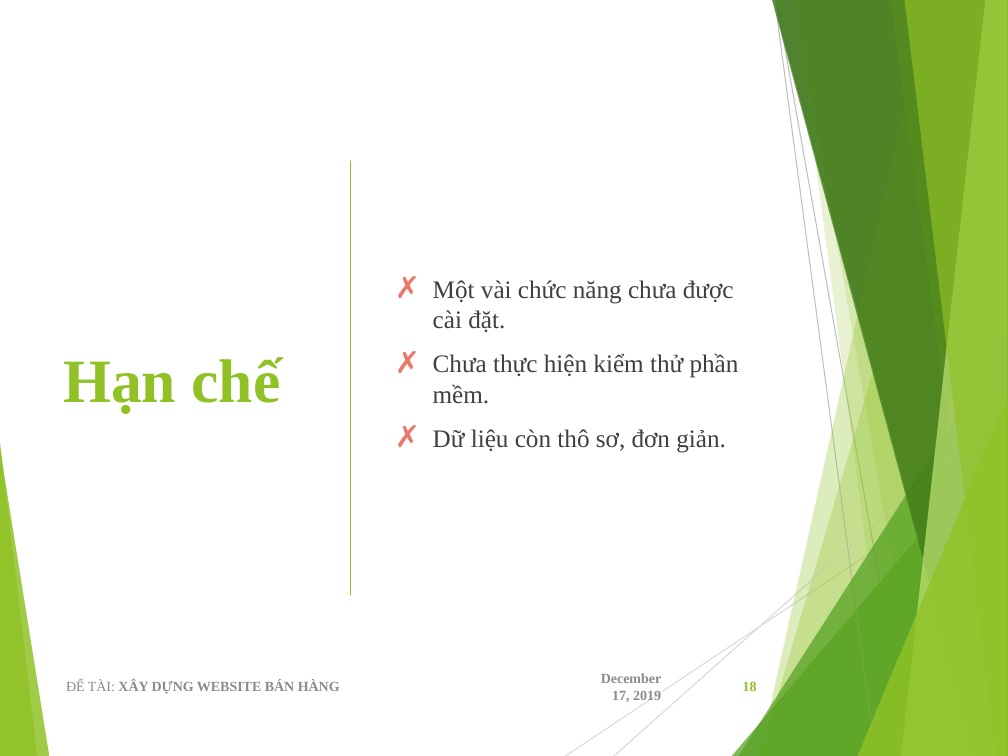
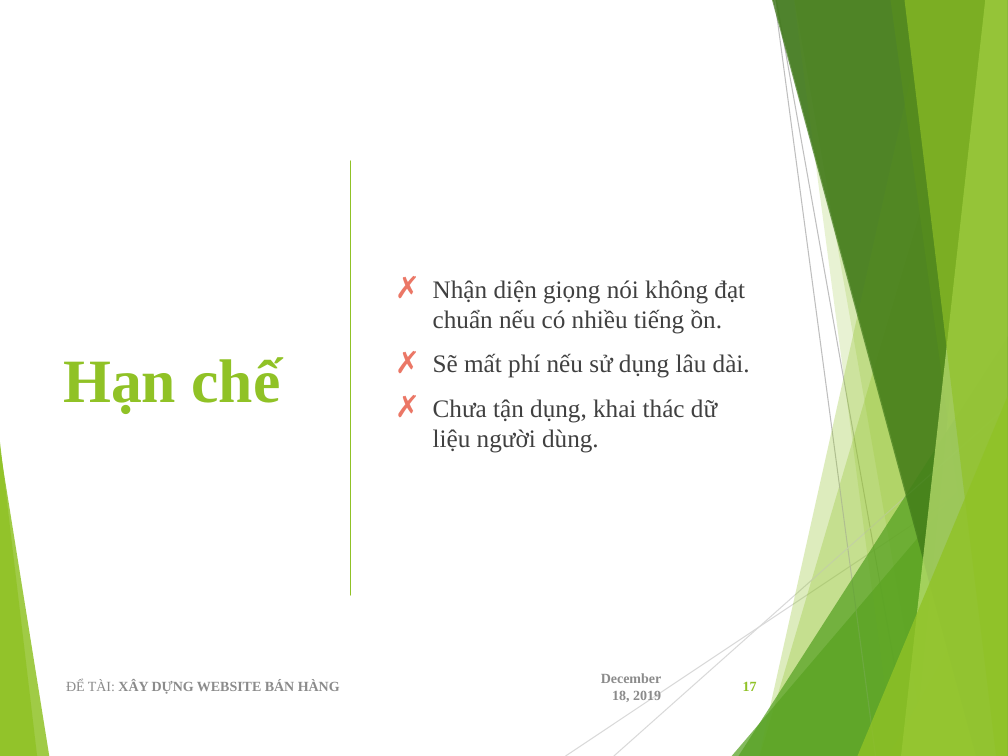
Before and after one commit to viet97/doandocs, a slide deck: slide 17 of DATN_Presentation.pptx (slide 18 before the commit). Drawn at 1008x756 pixels with LibreOffice and Linux fonts; fonts in the diff are those of the drawing. Boxes give left, top, right and bottom in pixels: in the first picture for what was removed or moved away, otherwise in the second. Text is boxed around its words. In the diff, an @@ line names an element or a change of style, - is before the commit and + after.

```diff
--- a/DATN_Presentation.pptx
+++ b/DATN_Presentation.pptx
@@ text at <box>433,280,750,453</box>: text changed @@
-✗ Một vài chức năng chưa được cài đặt.
-✗ Chưa thực hiện kiểm thử phần mềm.
-✗ Dữ liệu còn thô sơ, đơn giản.
+✗ Nhận diện giọng nói không đạt chuẩn nếu có nhiều tiếng ồn.
+✗ Sẽ mất phí nếu sử dụng lâu dài.
+✗ Chưa tận dụng, khai thác dữ liệu người dùng.
@@ text at <box>601,673,661,702</box>: text changed @@
-December 17, 2019
+December 18, 2019
@@ page number at <box>743,681,757,691</box>: text changed @@
-18
+17
```
Also in this commit, not shown: 12 other slides changed, 4 slides added, 5 slides removed.
